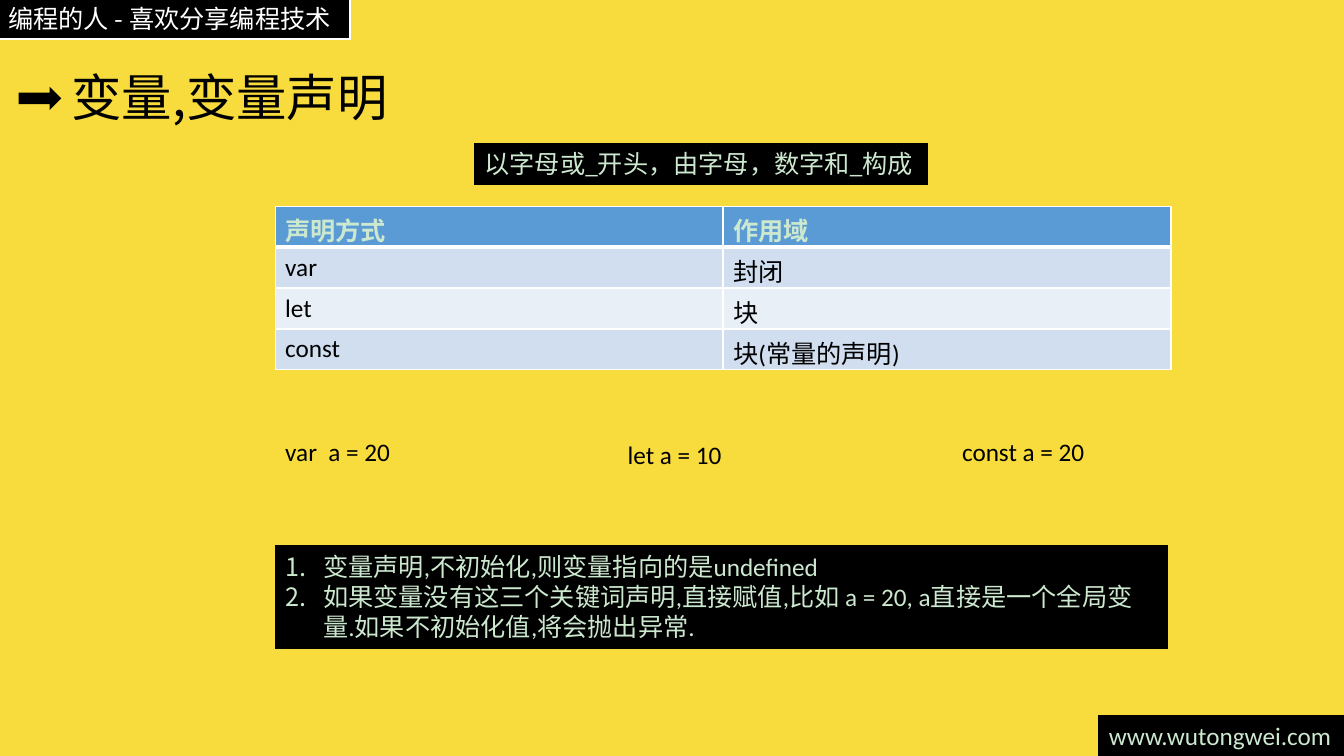
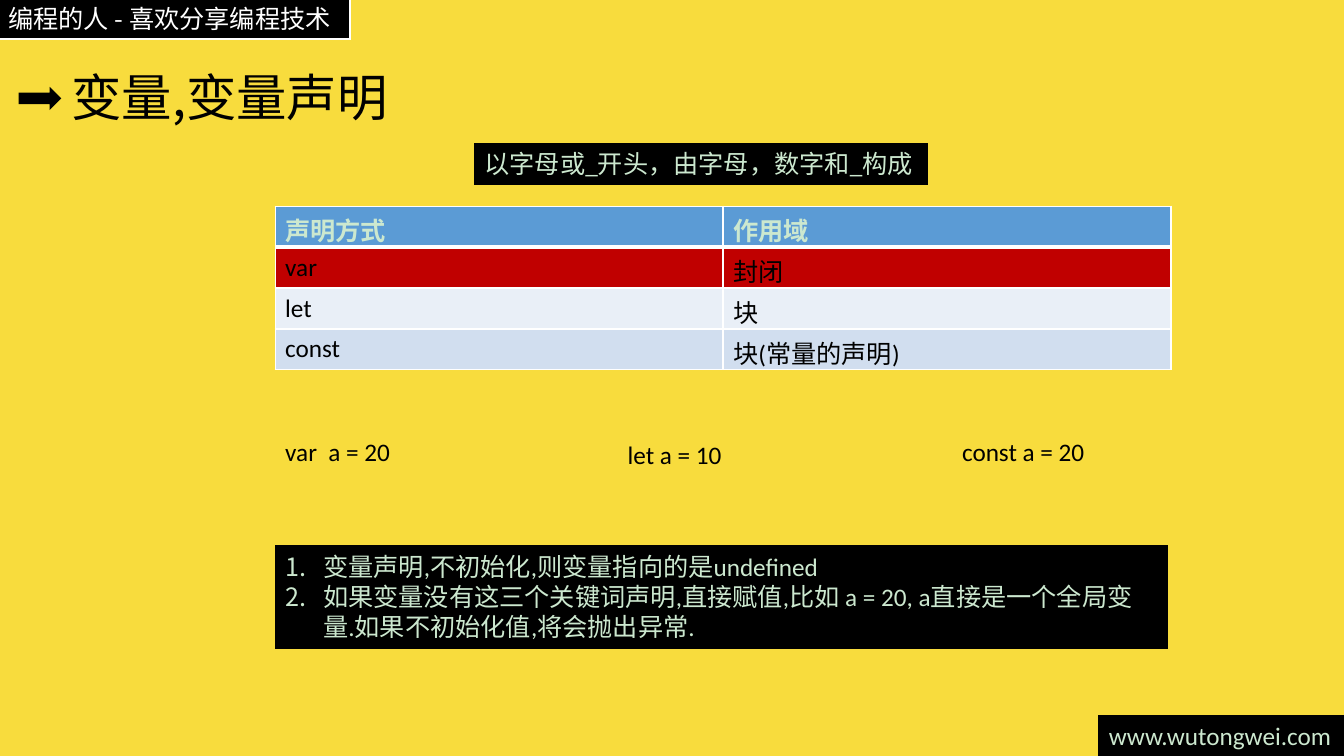
Before and after one commit to willculture/training, a slide deck: slide 6 of ppt/front-end/Javascript.pptx. Drawn at 1344x756 pixels with LibreOffice and Linux fonts; fonts in the diff are those of the drawing. Boxes give left, top, right and bottom in pixels: in the first picture for what was removed or moved away, otherwise in the second. Text is boxed around its words. In the diff, an @@ line names an element or a change of style, - is before the commit and + after.

```diff
--- a/ppt/front-end/Javascript.pptx
+++ b/ppt/front-end/Javascript.pptx
@@ table at (x1=275, y1=207, x2=1171, y2=371) @@
@@ fill #D2DEEF to #C00000 in row 2 @@
```
Also in this commit, not shown: 1 other slide changed.
